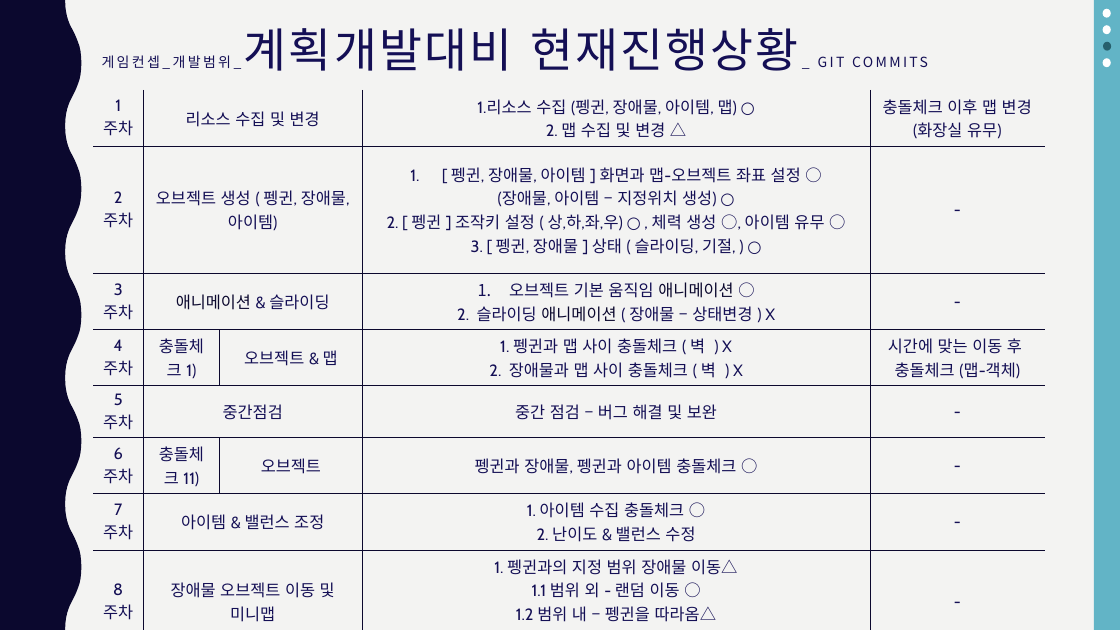
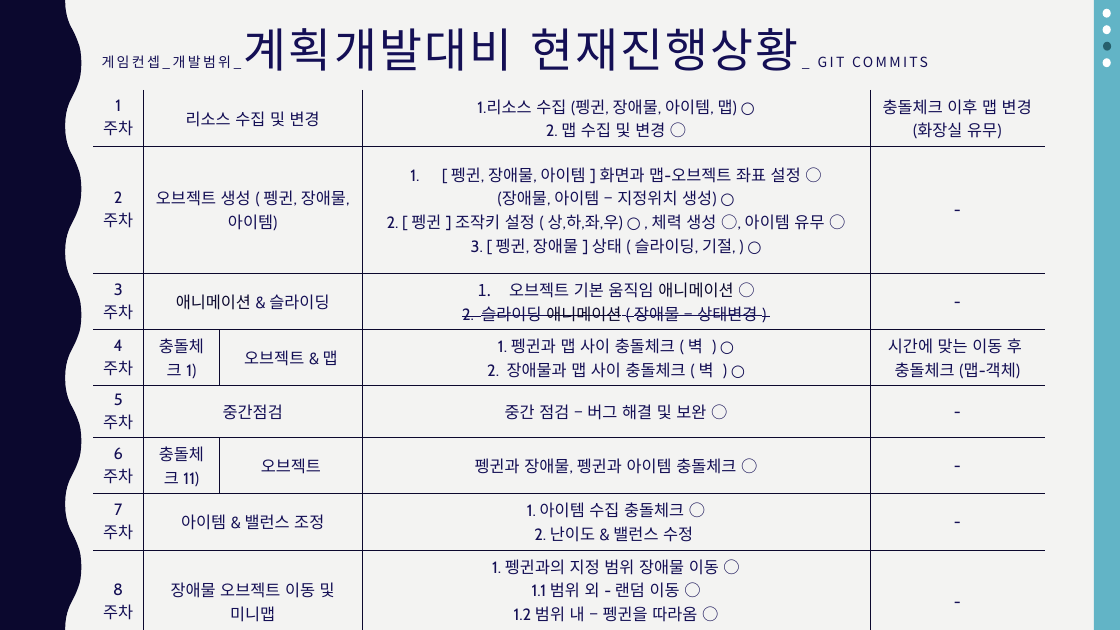
Before and after one commit to KU-t/2DGP_TERMP, a slide deck: slide 3 of document/2DGP_중간.pptx. Drawn at 1120x630 pixels with LibreOffice and Linux fonts; fonts in the diff are those of the drawing. Boxes give left, top, right and bottom in pixels: in the first picture for what was removed or moved away, otherwise in the second. Text is boxed around its words. In the diff, an @@ line names an element or a change of style, - is before the commit and + after.

Commit message:
TUMP 9주차_7 승&패 state 생성

```diff
--- a/document/2DGP_중간.pptx
+++ b/document/2DGP_중간.pptx
@@ table at bbox=[93, 90, 1046, 626] @@
-row 1, column 4: 1.리소스 수집 (펭귄, 장애물, 아이템, 맵) ○ / 2. 맵 수집 및 변경 △
+row 1, column 4: 1.리소스 수집 (펭귄, 장애물, 아이템, 맵) ○ / 2. 맵 수집 및 변경 ○
-row 3, column 4: 오브젝트 기본 움직임 애니메이션 ○ / 2. 슬라이딩 애니메이션 ( 장애물 – 상태변경 ) X
+row 3, column 4: 오브젝트 기본 움직임 애니메이션 ○ / 2. 슬라이딩 애니메이션 ( 장애물 – 상태변경 )
-row 4, column 4: 1. 펭귄과 맵 사이 충돌체크 ( 벽 ) X / 2. 장애물과 맵 사이 충돌체크 ( 벽 ) X
+row 4, column 4: 1. 펭귄과 맵 사이 충돌체크 ( 벽 ) ○ / 2. 장애물과 맵 사이 충돌체크 ( 벽 ) ○
-row 5, column 4: 중간 점검 – 버그 해결 및 보완
+row 5, column 4: 중간 점검 – 버그 해결 및 보완 ○
-row 8, column 4: 1. 펭귄과의 지정 범위 장애물 이동△ / 1.1 범위 외 - 랜덤 이동 ○ / 1.2 범위 내 – 펭귄을 따라옴△ / 2. 미니맵 생성 ○
+row 8, column 4: 1. 펭귄과의 지정 범위 장애물 이동 ○ / 1.1 범위 외 - 랜덤 이동 ○ / 1.2 범위 내 – 펭귄을 따라옴 ○ / 2. 미니맵 생성 ○
```
Also in this commit, not shown: 9 other files.
